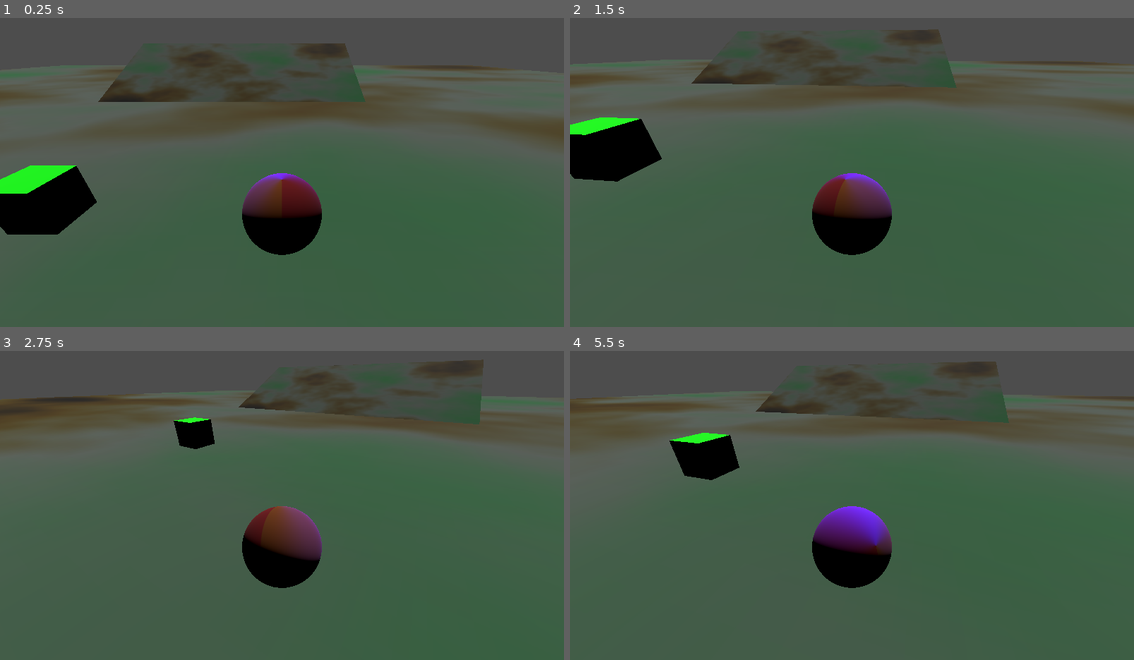
Above: before the commit, frames 1-4 (two rows, left to right).
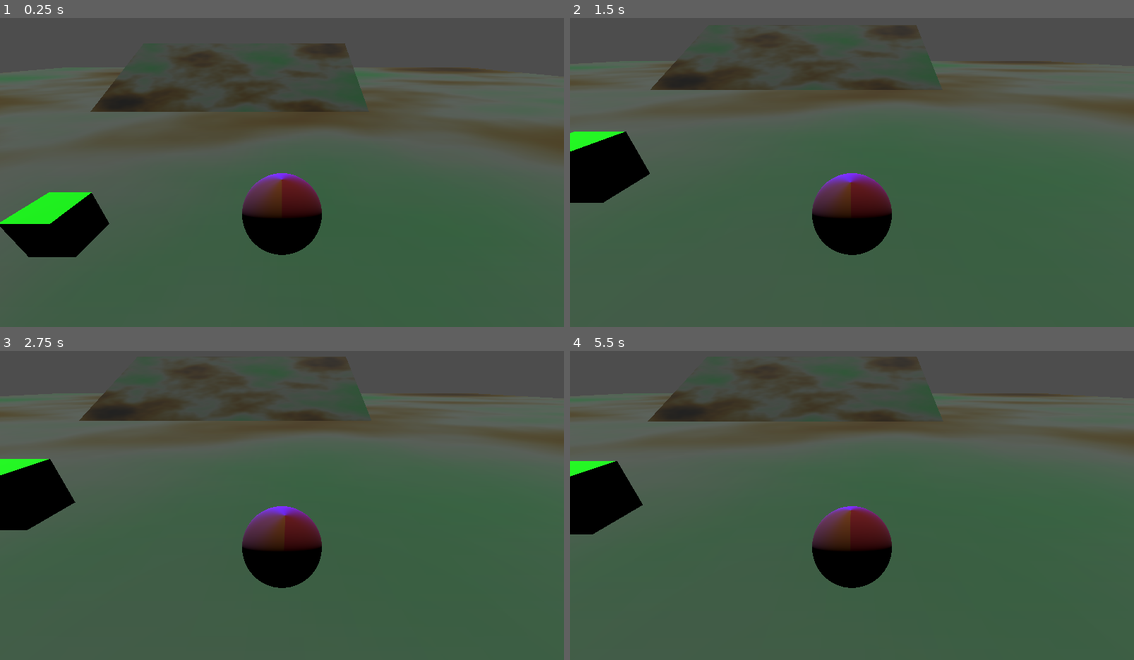
Above: after the commit, the same moments.

Repository: Acamaeda/Roll-Your-Dreams
Game: Godot game, scene res://Testlevel.tscn
Same seed, same stepped clock (60 frames per second), same inputs: the game is played once before the commit and once after it.
Inputs:
- Up to frame 1 (0.25 s): no input
- Up to frame 2 (1.5 s): hold D (Right1) 0.53-1.28 s; tap K (Down2) at 0.6 s; hold S (Down1) from 1.28 s (still down); tap J (Left2) at 1.35 s
- Up to frame 3 (2.75 s): release S (Down1) at 2.03 s; hold D (Right1) from 2.03 s (still down); tap L (Right2) at 2.1 s
- Up to frame 4 (5.5 s): release D (Right1) at 2.78 s; hold W (Up1) 2.78-3.53 s; tap one key every 0.75 s from 2.85 s: I (Up2) K (Down2) J (Left2) L (Right2); hold A (Left1) 3.53-5.03 s; hold S (Down1) from 5.03 s (still down)

The runs differ from the first frame. In frame 1, 5.9% of the frame differs, in the area x 0-100%, y 15-78%; in frame 2, 5.4%; in frame 3, 13%, in the area x 0-100%, y 1-77%; in frame 4, 12%.

Commit message:
Rolling up and growing
Also fixed physics somewhat

Diff:
--- a/Engine/Gameplay/Player/PlayerBall.tscn
+++ b/Engine/Gameplay/Player/PlayerBall.tscn
@@ -1,8 +1,11 @@
-[gd_scene load_steps=11 format=3 uid="uid://d37a1hkqxg1aw"]
+[gd_scene load_steps=12 format=3 uid="uid://d37a1hkqxg1aw"]
 
 [ext_resource type="Script" uid="uid://drq8xkxw2ds7h" path="res://Engine/Gameplay/Player/ball.gd" id="1_gvvae"]
+[ext_resource type="Script" uid="uid://bt6nakmxinsvh" path="res://Engine/Gameplay/Player/collector.gd" id="2_ok2uk"]
 
 [sub_resource type="PhysicsMaterial" id="PhysicsMaterial_wonpf"]
+friction = 100.0
+rough = true
 bounce = 0.5
 
 [sub_resource type="SphereShape3D" id="SphereShape3D_0jfm5"]
@@ -31,9 +34,11 @@
 [sub_resource type="SphereMesh" id="SphereMesh_1rerk"]
 material = SubResource("StandardMaterial3D_0jfm5")
 
-[sub_resource type="SphereShape3D" id="SphereShape3D_wonpf"]
+[sub_resource type="SphereShape3D" id="SphereShape3D_3s7gs"]
 
-[node name="Ball" type="RigidBody3D"]
+[node name="Player" type="RigidBody3D" groups=["Player"]]
+collision_layer = 2
+collision_mask = 5
 mass = 100.0
 physics_material_override = SubResource("PhysicsMaterial_wonpf")
 script = ExtResource("1_gvvae")
@@ -46,11 +51,21 @@
 mesh = SubResource("SphereMesh_1rerk")
 skeleton = NodePath("../..")
 
-[node name="Groundcast" type="ShapeCast3D" parent="."]
-shape = SubResource("SphereShape3D_wonpf")
-
 [node name="Nonrolling" type="Node3D" parent="."]
+top_level = true
 
 [node name="Camera3D" type="Camera3D" parent="Nonrolling"]
 transform = Transform3D(1, 0, 0, 0, 0.8660254, 0.49999997, 0, -0.5, 0.8660253, 0, 1.8, 2)
 current = true
+
+[node name="Collector" type="Area3D" parent="."]
+collision_layer = 16
+collision_mask = 8
+script = ExtResource("2_ok2uk")
+size = 1.0
+
+[node name="CollisionShape3D" type="CollisionShape3D" parent="Collector"]
+transform = Transform3D(1.05, 0, 0, 0, 1.05, 0, 0, 0, 1.05, 0, 0, 0)
+shape = SubResource("SphereShape3D_3s7gs")
+
+[connection signal="body_entered" from="Collector" to="Collector" method="_on_body_entered"]
--- a/Engine/Gameplay/Player/PlayerOld.tscn
+++ b/Engine/Gameplay/Player/PlayerOld.tscn
@@ -1,6 +1,6 @@
 [gd_scene load_steps=3 format=3 uid="uid://ddvlg8t52ji41"]
 
-[ext_resource type="Script" uid="uid://bt6nakmxinsvh" path="res://Engine/Gameplay/Player/player.gd" id="1_1rerk"]
+[ext_resource type="Script" uid="uid://bt6nakmxinsvh" path="res://Engine/Gameplay/Player/collector.gd" id="1_1rerk"]
 [ext_resource type="PackedScene" uid="uid://d37a1hkqxg1aw" path="res://Engine/Gameplay/Player/PlayerBall.tscn" id="2_5324u"]
 
 [node name="Player" type="Node3D" node_paths=PackedStringArray("player_body")]
--- a/Engine/Gameplay/Player/ball.gd
+++ b/Engine/Gameplay/Player/ball.gd
@@ -1,10 +1,13 @@
+@tool
+
 extends RigidBody3D
-
 var nonrolling : Node3D
-var rolling_force = 30
+var collector : Node3D
+var rolling_force = 60
 var horizontal_mult = 0.5
+var back_mult = 0.3
 var turn_speed = 0.8
-var slow_force = 10
+var slow_force = 40
 var warp_height = -10
 var max_speed = 20
 var too_slow = 5
@@ -20,7 +23,10 @@
 
 # Called when the node enters the scene tree for the first time.
 func _ready() -> void:
+	set_editable_instance(self, true)
 	nonrolling = get_node("Nonrolling")
+	collector = get_node("Collector")
+
 	nonrolling.top_level = true
 	emergency_pos = position
 	pass # Replace with function body.
@@ -31,16 +37,21 @@
 	stored_delta = delta
 
 func _integrate_forces(state: PhysicsDirectBodyState3D):
-
+	update_size();
+	if Engine.is_editor_hint():
+		return
 	inputs_advanced();
 	var inputs = Vector2(vertical, horizontal * horizontal_mult)
+	if vertical > 0:
+		inputs.x = inputs.x * back_mult
 	inputs = inputs.rotated(-1 * nonrolling.rotation.y)
 	var total_force = rolling_force
 	#Speed up if player is just starting to move
 	if(state.angular_velocity.length() < too_slow):
 		total_force *= 2
-	state.angular_velocity.x += total_force*inputs.x*stored_delta
-	state.angular_velocity.z += total_force*inputs.y*stored_delta
+	var change = Vector3(total_force*inputs.x*stored_delta, 0,  total_force*inputs.y*stored_delta)
+	state.angular_velocity.x += change.x
+	state.angular_velocity.z += change.z
 	camera_angle += turn*turn_speed*stored_delta;
 	nonrolling.position = position
 	nonrolling.rotation.y = camera_angle
@@ -48,9 +59,14 @@
 	if position.y < (-10):
 		emergency_warp(state)
 	nonrolling.position = position
-	slow_down(stored_delta, state)
+	slow_down(stored_delta, state, change, inputs)
 
-
+func update_size():
+	var size = collector.size
+	var big = Vector3(size, size, size)
+	gravity_scale = size
+	scale = big
+	nonrolling.scale = big
 
 func inputs_advanced():
 	var h1 = Input.get_axis("Right1", "Left1")
@@ -59,6 +75,12 @@
 	var v2 = Input.get_axis("Up2", "Down2")
 	var leftSide = Vector2(h1, v1).limit_length(1);
 	var rightSide = Vector2(h2, v2).limit_length(1)
+
+	if (leftSide.length() == 0 || rightSide.length() == 0): #Only move if both are active
+		horizontal = 0
+		vertical = 0
+		turn = 0
+		return
 
 	if leftSide.x * rightSide.x < 0:
 		horizontal = 0
@@ -75,10 +97,11 @@
 	last_vel = Vector3.ZERO
 	print("Warp!")
 
-func slow_down(delta: float, state: PhysicsDirectBodyState3D):
+func slow_down(delta: float, state: PhysicsDirectBodyState3D, change, inputs):
 	# Get an "intended" speed based on the change in velocity
-	var diff = state.angular_velocity - last_vel
-	var intended = diff.normalized() * max_speed
+	var diff = change
+	var curr_max = max_speed * max(inputs.length(), back_mult)
+	var intended = diff.normalized() * curr_max
 	intended = intended.limit_length(state.angular_velocity.length())
 
 	var next
@@ -91,7 +114,7 @@
 		next = state.angular_velocity + (state.angular_velocity.direction_to(intended) * adjustAmount)
 
 	next = next.limit_length(state.angular_velocity.length())
-	next = next.limit_length(max(max_speed, last_vel.length() - delta * rolling_force))
+	next = next.limit_length(max(curr_max, last_vel.length() - delta * rolling_force * (1+inputs.length())/2))
 	state.angular_velocity = next
 
 
--- /dev/null
+++ b/Engine/Gameplay/Player/collector.gd
@@ -0,0 +1,39 @@
+@tool
+
+extends Node3D
+@export var player_body:PhysicsBody3D
+var nonrolling:Node3D
+signal size_changed(size, rollup_size)
+
+var size: float = 1.0
+
+@export var rollup_ratio = 2.15
+@export var exponent = 3.0
+var volume = 1.0
+
+var old_size: float = 0.0
+
+func _ready() -> void:
+	player_body = get_parent()
+	size = player_body.scale.x
+	volume = pow(size, exponent)
+
+
+# Called every frame. 'delta' is the elapsed time since the previous frame.
+func _process(delta: float) -> void:
+	if (size != old_size):
+		size_changed.emit(size, size / rollup_ratio)
+		old_size = size
+
+
+
+func add_size(amount):
+	volume += pow(amount, exponent)
+	size = pow(volume, 1/exponent)
+
+func _on_body_entered(other):
+	var rollup = other.get_node("Rollup")
+	if (!rollup):
+		return
+	add_size(rollup.size)
+	other.queue_free()
--- a/Engine/Gameplay/Player/player.gd
+++ /dev/null
@@ -1,19 +0,0 @@
-extends Node3D
-@export var player_body:PhysicsBody3D
-var nonrolling:Node3D
-
-@export var size: float = 1.0
-
-# Called when the node enters the scene tree for the first time.
-func _ready() -> void:
-	nonrolling = get_node("Nonrolling")
-
-	pass # Replace with function body.
-
-
-# Called every frame. 'delta' is the elapsed time since the previous frame.
-func _process(delta: float) -> void:
-	#player_body.scale = Vector3.ONE * size;
-	nonrolling.scale = Vector3.ONE * size;
-
-	pass
--- a/Engine/Gameplay/Rollable/RollablePostMagic.tscn
+++ b/Engine/Gameplay/Rollable/Rollable.tscn
@@ -9,7 +9,9 @@
 [sub_resource type="StandardMaterial3D" id="StandardMaterial3D_i1jod"]
 albedo_color = Color(0.003921569, 1, 0, 1)
 
-[node name="Rollable" type="RigidBody3D"]
+[node name="Rollable" type="StaticBody3D"]
+collision_layer = 4
+collision_mask = 15
 
 [node name="CollisionShape3D" type="CollisionShape3D" parent="."]
 transform = Transform3D(1, 0, 0, 0, 1, 0, 0, 0, 1, 0, 0.5, 0)
@@ -20,5 +22,5 @@
 mesh = SubResource("BoxMesh_fl164")
 surface_material_override/0 = SubResource("StandardMaterial3D_i1jod")
 
-[node name="Node" type="Node" parent="."]
+[node name="Rollup" type="Node" parent="."]
 script = ExtResource("1_fl164")
--- a/Engine/Gameplay/Rollable/Rollup.gd
+++ b/Engine/Gameplay/Rollable/Rollup.gd
@@ -1,11 +1,35 @@
 extends Node
-
-
+var size = 1.0
+var body : PhysicsBody3D
+var player : Node
 # Called when the node enters the scene tree for the first time.
 func _ready() -> void:
-	pass # Replace with function body.
 
+	body = get_parent()
+	size = body.scale.x
+	player = get_tree().get_first_node_in_group("Player")
+	update_scale()
+	player.get_node("Collector").size_changed.connect(_on_player_size_change)
+
+func update_scale():
+	body.scale = Vector3(size, size, size)
 
 # Called every frame. 'delta' is the elapsed time since the previous frame.
 func _process(delta: float) -> void:
 	pass
+
+func _on_player_size_change(player_size, rollup_size):
+	if (rollup_size > size):
+		body.set_collision_layer_value(3, false)
+		body.set_collision_layer_value(4, true)
+		body.set_collision_mask_value(2, false)
+		body.set_collision_layer_value(5, true)
+	else:
+		body.set_collision_layer_value(3, true)
+		body.set_collision_layer_value(4, false)
+		body.set_collision_mask_value(2, true)
+		body.set_collision_layer_value(5, false)
+
+
+
+	pass
--- a/Testlevel.tscn
+++ b/Testlevel.tscn
@@ -1,7 +1,7 @@
 [gd_scene load_steps=9 format=3 uid="uid://d4caxcliyyuir"]
 
 [ext_resource type="PackedScene" uid="uid://d37a1hkqxg1aw" path="res://Engine/Gameplay/Player/PlayerBall.tscn" id="2_7vbj4"]
-[ext_resource type="PackedScene" uid="uid://b7rsw0wfluk7m" path="res://Engine/Gameplay/Rollable/RollablePostMagic.tscn" id="2_vgkgg"]
+[ext_resource type="PackedScene" uid="uid://b7rsw0wfluk7m" path="res://Engine/Gameplay/Rollable/Rollable.tscn" id="2_vgkgg"]
 
 [sub_resource type="BoxShape3D" id="BoxShape3D_noarx"]
 size = Vector3(100, 1, 100)
@@ -26,11 +26,13 @@
 [node name="Node3D" type="Node3D"]
 
 [node name="Terrain" type="StaticBody3D" parent="."]
+transform = Transform3D(1, 0, 0, 0, 1, 0, 0, 0, 1, 0, -0.5, 0)
 
 [node name="CollisionShape3D" type="CollisionShape3D" parent="Terrain"]
 shape = SubResource("BoxShape3D_noarx")
 
 [node name="MeshInstance3D" type="MeshInstance3D" parent="Terrain"]
+transform = Transform3D(1, 0, 0, 0, 1, 0, 0, 0, 1, -0.005012512, 0.014569759, -0.0010972023)
 mesh = SubResource("BoxMesh_a0tk4")
 
 [node name="Slope" type="StaticBody3D" parent="."]
@@ -46,7 +48,57 @@
 transform = Transform3D(0.99997354, 0, -0.0072779586, 0.0060000415, -0.5659891, 0.8243909, -0.004119245, -0.8244127, -0.5659741, -12.963337, 14.23407, 3.0084782)
 
 [node name="Rollable" parent="." instance=ExtResource("2_vgkgg")]
-transform = Transform3D(1, 0, 0, 0, 1, 0, 0, 0, 1, -1.1770205, 1, 3.5856767)
+transform = Transform3D(1, 0, 0, 0, 1, 0, 0, 0, 1, -1.177, 0, 3.586)
 
-[node name="Ball" parent="." instance=ExtResource("2_7vbj4")]
+[node name="Rollable2" parent="." instance=ExtResource("2_vgkgg")]
+transform = Transform3D(0.5, 0, 0, 0, 0.5, 0, 0, 0, 0.5, -1.177, 0, 5.611884)
+
+[node name="Rollable5" parent="." instance=ExtResource("2_vgkgg")]
+transform = Transform3D(0.33, 0, 0, 0, 0.33, 0, 0, 0, 0.33, -2.386917, 0, 6.7868667)
+
+[node name="Rollable6" parent="." instance=ExtResource("2_vgkgg")]
+transform = Transform3D(0.33, 0, 0, 0, 0.33, 0, 0, 0, 0.33, -2.386917, 0, 8.514002)
+
+[node name="Rollable7" parent="." instance=ExtResource("2_vgkgg")]
+transform = Transform3D(0.33, 0, 0, 0, 0.33, 0, 0, 0, 0.33, -0.9537773, 0, 8.514002)
+
+[node name="Rollable8" parent="." instance=ExtResource("2_vgkgg")]
+transform = Transform3D(0.33, 0, 0, 0, 0.33, 0, 0, 0, 0.33, -0.9537773, 0, 7.1323347)
+
+[node name="Rollable9" parent="." instance=ExtResource("2_vgkgg")]
+transform = Transform3D(0.33, 0, 0, 0, 0.33, 0, 0, 0, 0.33, -3.6463385, 0, 7.1323347)
+
+[node name="Rollable10" parent="." instance=ExtResource("2_vgkgg")]
+transform = Transform3D(0.33, 0, 0, 0, 0.33, 0, 0, 0, 0.33, -3.6463385, 0, 8.218033)
+
+[node name="Rollable11" parent="." instance=ExtResource("2_vgkgg")]
+transform = Transform3D(0.33, 0, 0, 0, 0.33, 0, 0, 0, 0.33, -3.6463385, 0, 9.290543)
+
+[node name="Rollable12" parent="." instance=ExtResource("2_vgkgg")]
+transform = Transform3D(0.33, 0, 0, 0, 0.33, 0, 0, 0, 0.33, -1.5942144, 0, 9.290543)
+
+[node name="Rollable13" parent="." instance=ExtResource("2_vgkgg")]
+transform = Transform3D(0.33, 0, 0, 0, 0.33, 0, 0, 0, 0.33, -1.5942144, 0, 10.539627)
+
+[node name="Rollable14" parent="." instance=ExtResource("2_vgkgg")]
+transform = Transform3D(0.33, 0, 0, 0, 0.33, 0, 0, 0, 0.33, -3.5948248, 0, 10.539627)
+
+[node name="Rollable15" parent="." instance=ExtResource("2_vgkgg")]
+transform = Transform3D(0.33, 0, 0, 0, 0.33, 0, 0, 0, 0.33, -3.5948248, 0, 11.684982)
+
+[node name="Rollable16" parent="." instance=ExtResource("2_vgkgg")]
+transform = Transform3D(0.33, 0, 0, 0, 0.33, 0, 0, 0, 0.33, -0.95444393, 0, 11.684982)
+
+[node name="Rollable17" parent="." instance=ExtResource("2_vgkgg")]
+transform = Transform3D(0.33, 0, 0, 0, 0.33, 0, 0, 0, 0.33, -0.95444393, 0, 11.684982)
+
+[node name="Player" parent="." instance=ExtResource("2_7vbj4")]
 transform = Transform3D(1, 0, 0, 0, 1, 0, 0, 0, 1, 3.7577868, 2.3723147, 4.9743576)
+
+[node name="Nonrolling" parent="Player" index="2"]
+transform = Transform3D(1, 0, 0, 0, 1, 0, 0, 0, 1, 3.7577868, 2.3723147, 4.9743576)
+
+[node name="Collector" parent="Player" index="3" node_paths=PackedStringArray("player_body")]
+player_body = NodePath("..")
+
+[editable path="Player"]
--- /dev/null
+++ b/node_3d.tscn
@@ -0,0 +1,67 @@
+[gd_scene load_steps=11 format=3 uid="uid://bws0q0mkuu5ym"]
+
+[ext_resource type="PackedScene" path="res://Gameplay/Player/Player.tscn" id="1_a202f"]
+
+[sub_resource type="BoxShape3D" id="BoxShape3D_noarx"]
+size = Vector3(100, 1, 100)
+
+[sub_resource type="Gradient" id="Gradient_a202f"]
+offsets = PackedFloat32Array(0, 0.3114754, 0.5163934, 0.9836066)
+colors = PackedColorArray(0, 0, 0, 1, 0.27124587, 0.20017657, 0.014387533, 1, 0.33062398, 0.36156678, 0.33062398, 1, 0.07392908, 0.42327672, 0.16349694, 1)
+
+[sub_resource type="FastNoiseLite" id="FastNoiseLite_noarx"]
+
+[sub_resource type="NoiseTexture2D" id="NoiseTexture2D_a0tk4"]
+noise = SubResource("FastNoiseLite_noarx")
+color_ramp = SubResource("Gradient_a202f")
+
+[sub_resource type="StandardMaterial3D" id="StandardMaterial3D_r3fl7"]
+albedo_texture = SubResource("NoiseTexture2D_a0tk4")
+
+[sub_resource type="BoxMesh" id="BoxMesh_a0tk4"]
+material = SubResource("StandardMaterial3D_r3fl7")
+size = Vector3(100, 1, 100)
+
+[sub_resource type="PhysicsMaterial" id="PhysicsMaterial_a202f"]
+bounce = 0.5
+
+[sub_resource type="SphereShape3D" id="SphereShape3D_a202f"]
+
+[sub_resource type="SphereMesh" id="SphereMesh_noarx"]
+
+[node name="Node3D" type="Node3D"]
+
+[node name="Terrain" type="StaticBody3D" parent="."]
+
+[node name="CollisionShape3D" type="CollisionShape3D" parent="Terrain"]
+shape = SubResource("BoxShape3D_noarx")
+
+[node name="MeshInstance3D" type="MeshInstance3D" parent="Terrain"]
+mesh = SubResource("BoxMesh_a0tk4")
+
+[node name="Slope" type="StaticBody3D" parent="."]
+transform = Transform3D(0.2, 0, 0, 0, 0.1802154, -0.08673182, 0, 0.08673182, 0.1802154, 0, 0, -8.116636)
+
+[node name="CollisionShape3D" type="CollisionShape3D" parent="Slope"]
+shape = SubResource("BoxShape3D_noarx")
+
+[node name="MeshInstance3D" type="MeshInstance3D" parent="Slope"]
+mesh = SubResource("BoxMesh_a0tk4")
+
+[node name="RigidBody3D" type="RigidBody3D" parent="Slope"]
+transform = Transform3D(4, 0, 0, 0, 4, 2.3841858e-07, 0, -2.3841858e-07, 4, 0, 12.244122, -42.277203)
+mass = 100.0
+physics_material_override = SubResource("PhysicsMaterial_a202f")
+
+[node name="CollisionShape3D" type="CollisionShape3D" parent="Slope/RigidBody3D"]
+shape = SubResource("SphereShape3D_a202f")
+debug_fill = false
+
+[node name="MeshInstance3D" type="MeshInstance3D" parent="Slope/RigidBody3D"]
+mesh = SubResource("SphereMesh_noarx")
+
+[node name="DirectionalLight3D" type="DirectionalLight3D" parent="."]
+transform = Transform3D(0.99997354, 0, -0.0072779586, 0.0060000415, -0.5659891, 0.8243909, -0.004119245, -0.8244127, -0.5659741, -12.963337, 14.23407, 3.0084782)
+
+[node name="Player" parent="." instance=ExtResource("1_a202f")]
+transform = Transform3D(1, 0, 0, 0, 1, 0, 0, 0, 1, 0, 5.31, 0)
--- a/project.godot
+++ b/project.godot
@@ -14,6 +14,10 @@
 run/main_scene="uid://d4caxcliyyuir"
 config/features=PackedStringArray("4.5", "GL Compatibility")
 config/icon="res://icon.svg"
+
+[global_group]
+
+Player=""
 
 [input]
 
@@ -66,6 +70,20 @@
 ]
 }
 
+[layer_names]
+
+3d_physics/layer_1="Default"
+3d_physics/layer_2="Player"
+3d_physics/layer_3="Unrollable"
+3d_physics/layer_4="Rollable"
+3d_physics/layer_5="Collector"
+
+[physics]
+
+3d/physics_engine="Jolt Physics"
+jolt_physics_3d/limits/max_linear_velocity=5.0000000000000016e+73
+jolt_physics_3d/limits/max_bodies=20240
+
 [rendering]
 
 renderer/rendering_method="gl_compatibility"
Renamed: Engine/Gameplay/Player/player.gd.uid -> Engine/Gameplay/Player/collector.gd.uid
Not shown, added: Testlevel.tscn507903188.tmp
Not shown, added: Testlevel.tscn523356360.tmp
